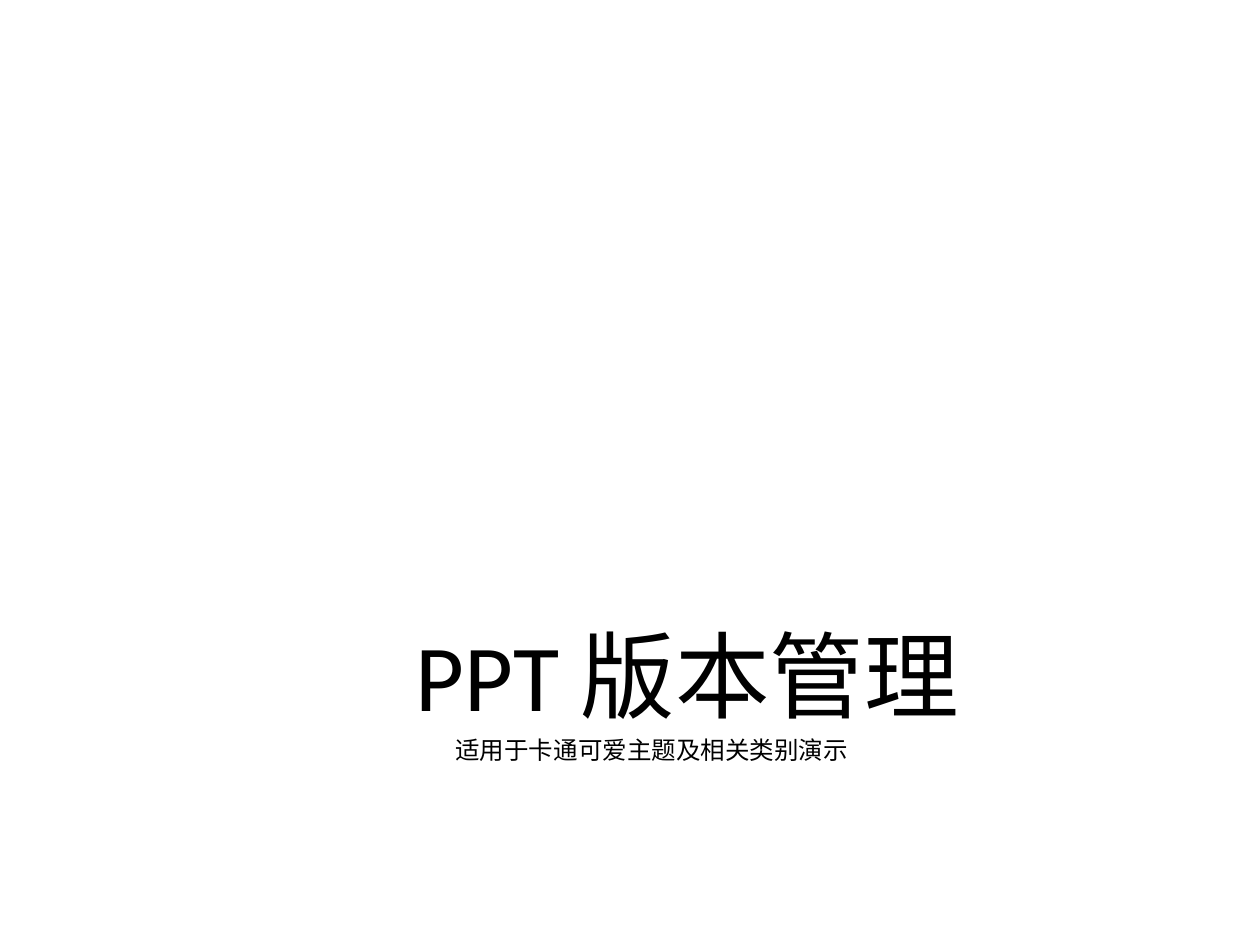
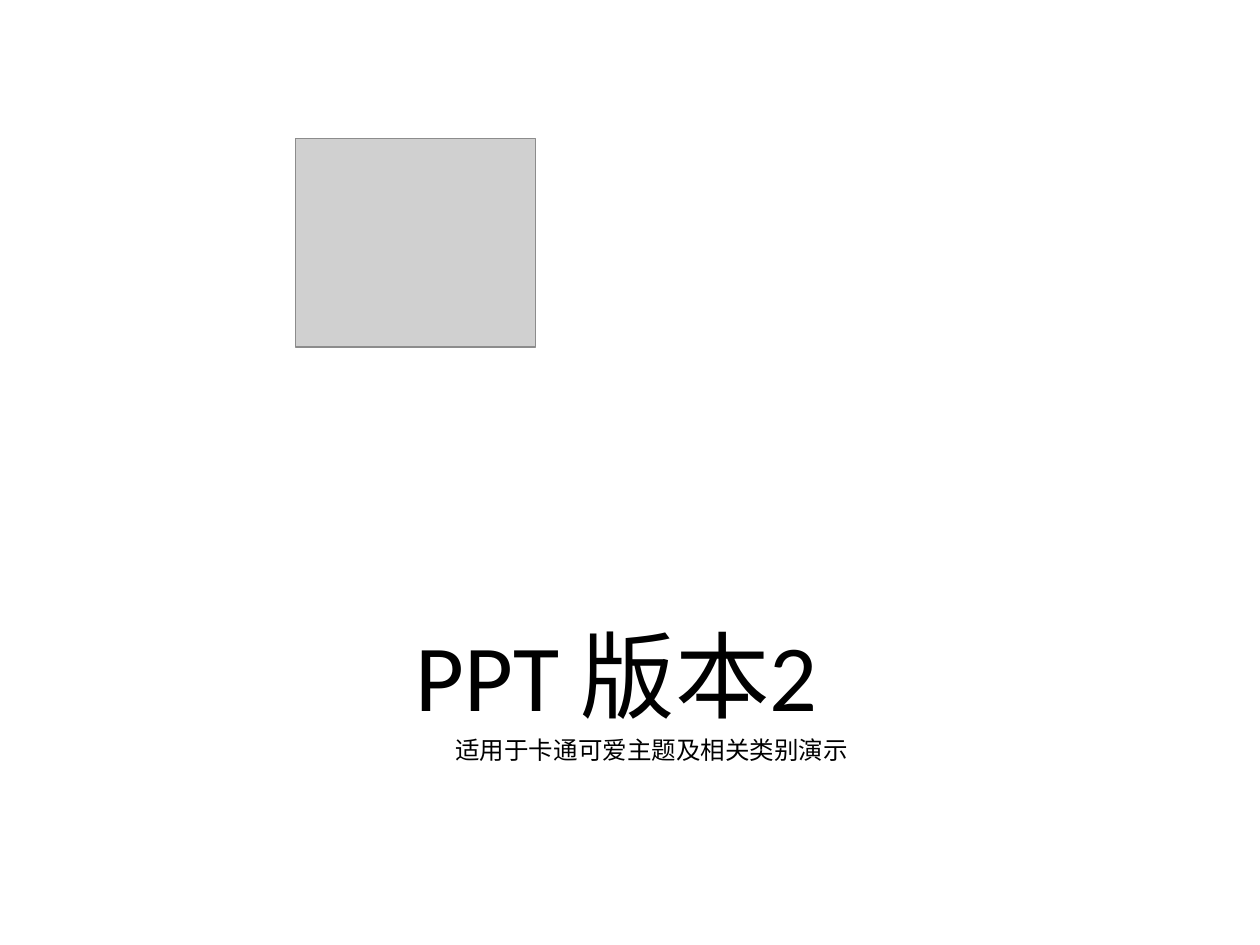
Before and after one commit to ygkee/PPTGit, a slide deck: slide 1 of ppt3480.ppt. Drawn at 1260x945 pixels with LibreOffice and Linux fonts; fonts in the diff are those of the drawing; grey boxes stand for pictures; background and template pictures are left out. Boxes give left, top, right and bottom in pixels: in the first picture for what was removed or moved away, otherwise in the second. Text is boxed around its words. In the diff, an @@ line names an element or a change of style, - is before the commit and + after.

Commit message:
ver 2

```diff
--- a/ppt3480.ppt
+++ b/ppt3480.ppt
@@ picture added at (295, 139, 536, 346) @@
@@ text at (416, 631, 818, 719): text changed @@
-PPT 版本管理
+PPT 版本2
```
